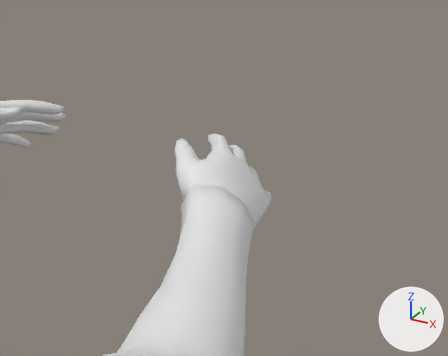
One commit to the Blender file Art/personnages/hand.blend: the scene before it, then after it.
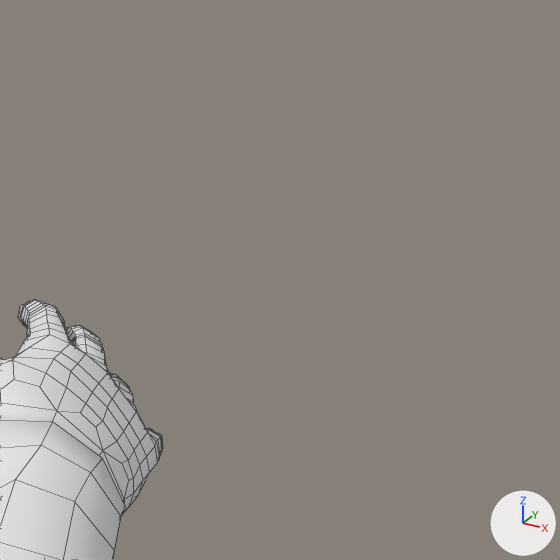
Each version appears first whole from a camera (50 mm lens) standing at (10.7, -2.37, 5.7) and looking at (3.38, 10.93, -0.94), and next in a close-up on the part from 45% to 100% of the width and 0% to 70% of the height. The lights are fixed; the arrows at lower right show +X, +Y and +Z. The older version's two pictures come first. The close-ups show mesh edges as thin lines.

Objects in the first close-up: 'hand'.
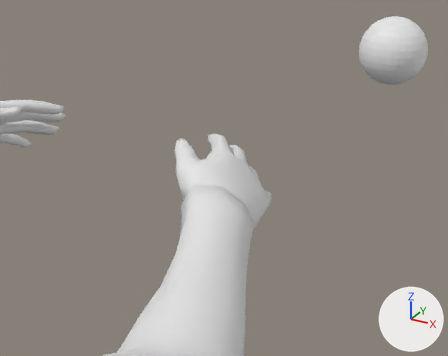
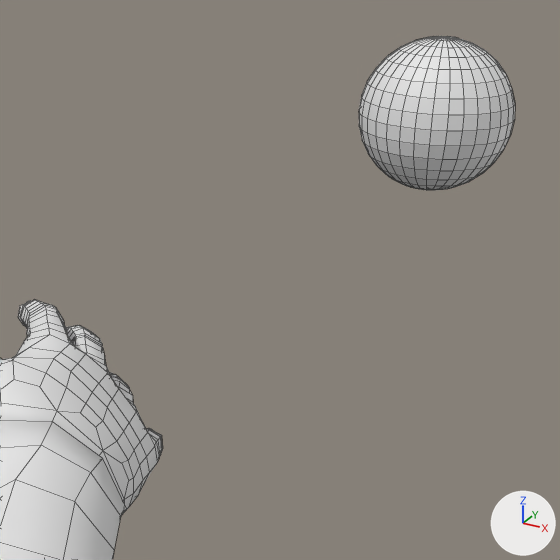
The change in detail:
Mesh me_sphere is new.
It is a UV sphere (32 segments, 16 rings, poles along z) spanning x -1.0..1.0, y -1.0..1.0, z -1.0..1.0.
Object 'Sphere' (ob_sphere) is new; it shows me_sphere.
Its location is (6.67, 14.28, 2.16).
Its scale is (0.893, 0.893, 0.893).

Where the change shows, as pixel boxes (x1, y1, x2, y2) in the close-ups (560 x 560 px):
'Sphere', added
    after: (359, 36, 515, 190)
